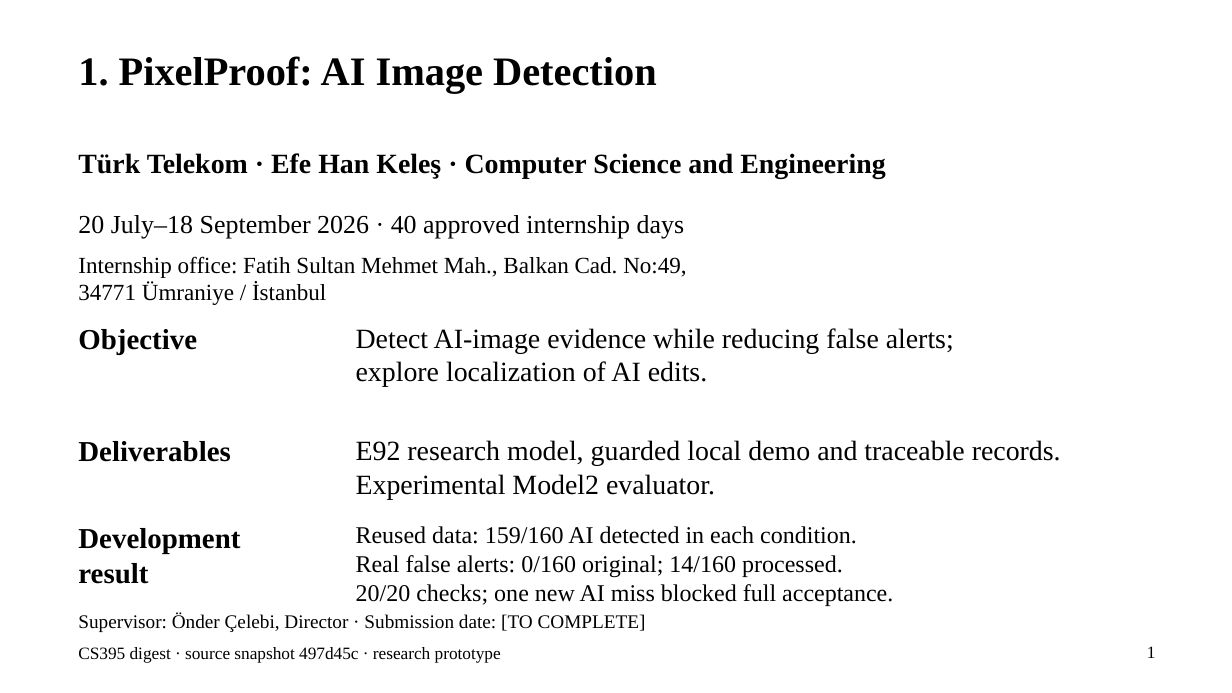
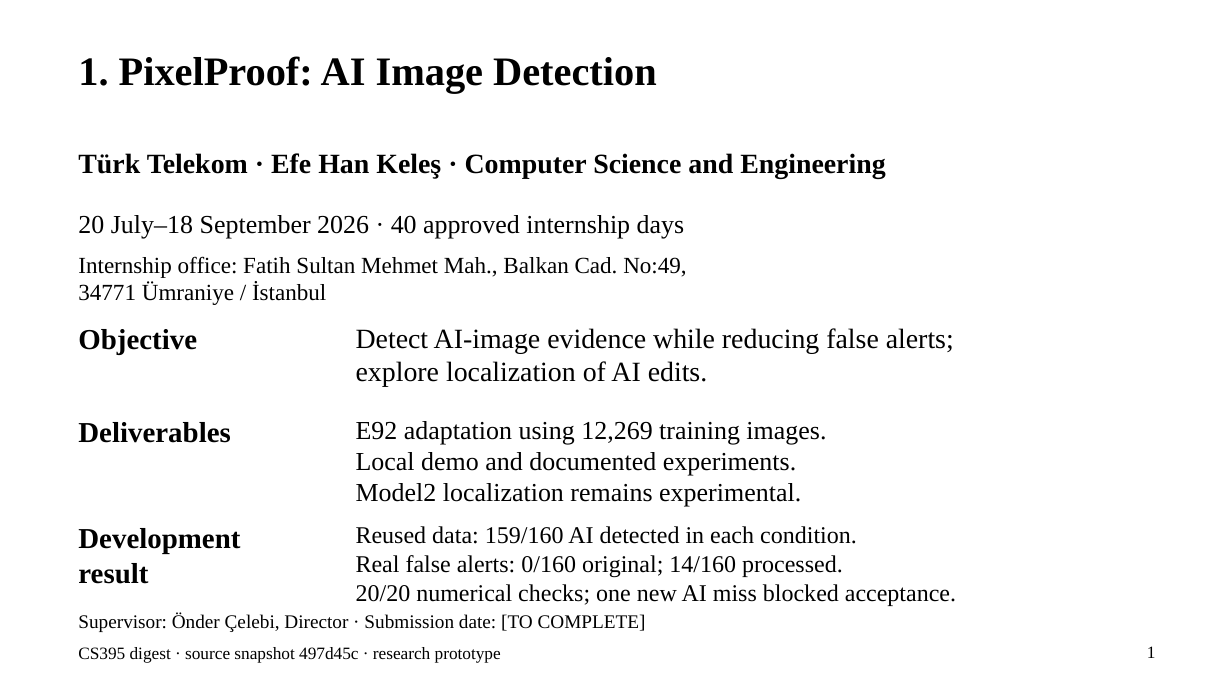
Before and after one commit to EfeHanKeles346/ai-image-detector, a slide deck: slide 1 of rapor/final_2026/deliverables/CS395_Digest_EfeHan_Keles_25September2026.pptx. Drawn at 1232x693 pixels with LibreOffice and Linux fonts; fonts in the diff are those of the drawing. Boxes give left, top, right and bottom in pixels: in the first picture for what was removed or moved away, otherwise in the second. Text is boxed around its words. In the diff, an @@ line names an element or a change of style, - is before the commit and + after.

Commit message:
docs: clarify historical decisions and training evidence in internship package

```diff
--- a/rapor/final_2026/deliverables/CS395_Digest_EfeHan_Keles_25September2026.pptx
+++ b/rapor/final_2026/deliverables/CS395_Digest_EfeHan_Keles_25September2026.pptx
@@ text "Deliverables": place and size @@
-text "Deliverables" at (78,441,230,462)
+text "Deliverables" at (78,422,230,443)
@@ text at (356,421,826,507): text changed; size 21.8 to 20.2 pt @@
-E92 research model, guarded local demo and traceable records.
-Experimental Model2 evaluator.
+E92 adaptation using 12,269 training images.
+Local demo and documented experiments.
+Model2 localization remains experimental.
@@ text at (356,584,956,606): text changed @@
-20/20 checks; one new AI miss blocked full acceptance.
+20/20 numerical checks; one new AI miss blocked acceptance.
```
Also in this commit, not shown: 22 other files.
